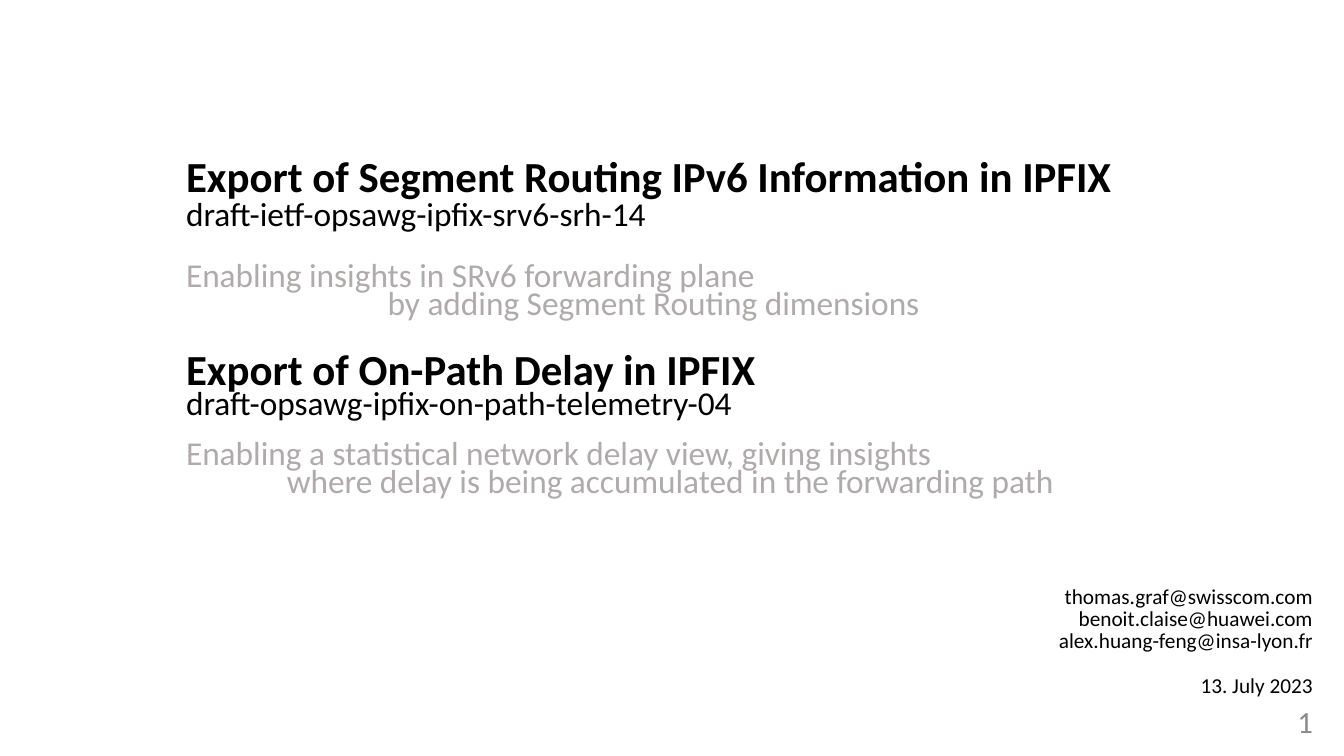
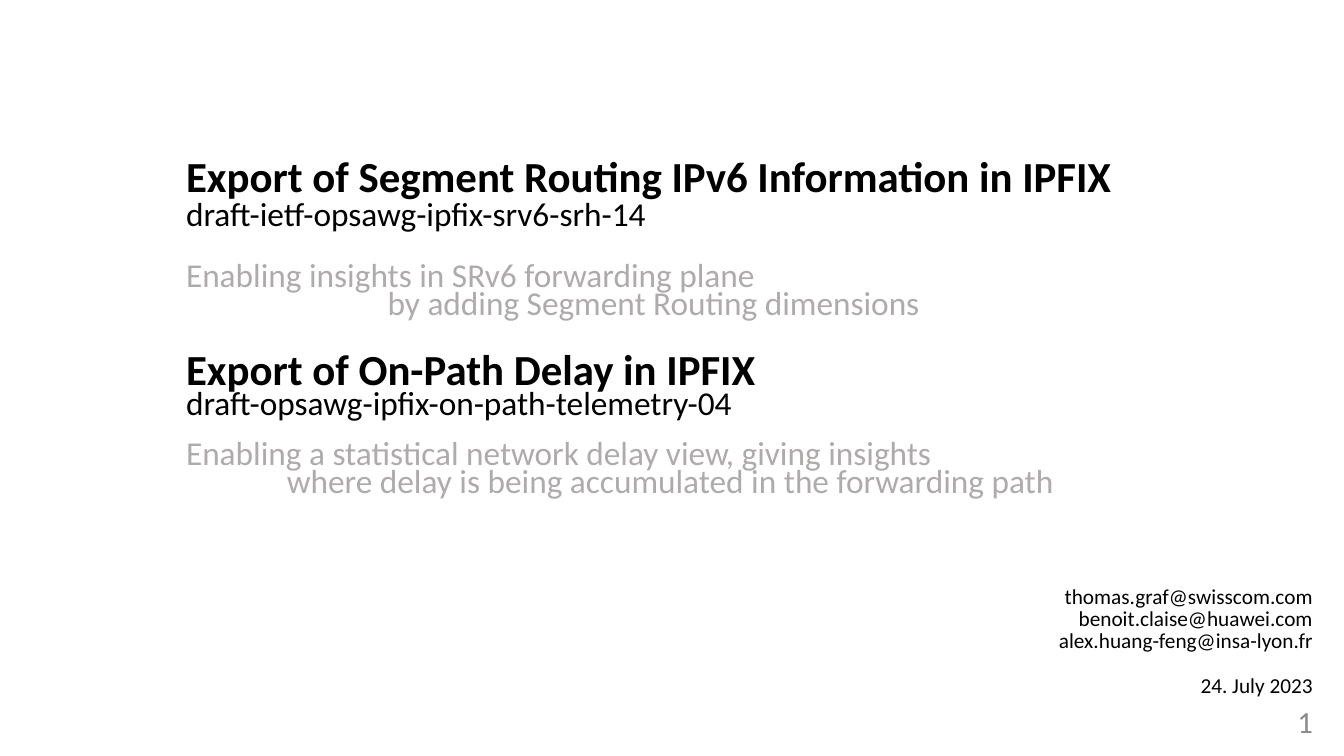
Before and after one commit to network-analytics/ietf-network-analytics-document-status, a slide deck: slide 1 of 117/OPSAWG/draft-opsawg-ipfix-srv6-srh-and-on-path-telemetry.pptx. Drawn at 1344x756 pixels with LibreOffice and Linux fonts; fonts in the diff are those of the drawing. Boxes give left, top, right and bottom in pixels: in the first picture for what was removed or moved away, otherwise in the second. Text is boxed around its words. In the diff, an @@ line names an element or a change of style, - is before the commit and + after.

```diff
--- a/117/OPSAWG/draft-opsawg-ipfix-srv6-srh-and-on-path-telemetry.pptx
+++ b/117/OPSAWG/draft-opsawg-ipfix-srv6-srh-and-on-path-telemetry.pptx
@@ text at box(1201, 678, 1313, 697): text changed @@
-13. July 2023
+24. July 2023
```
Also in this commit, not shown: 2 other slides changed, 1 other file.
